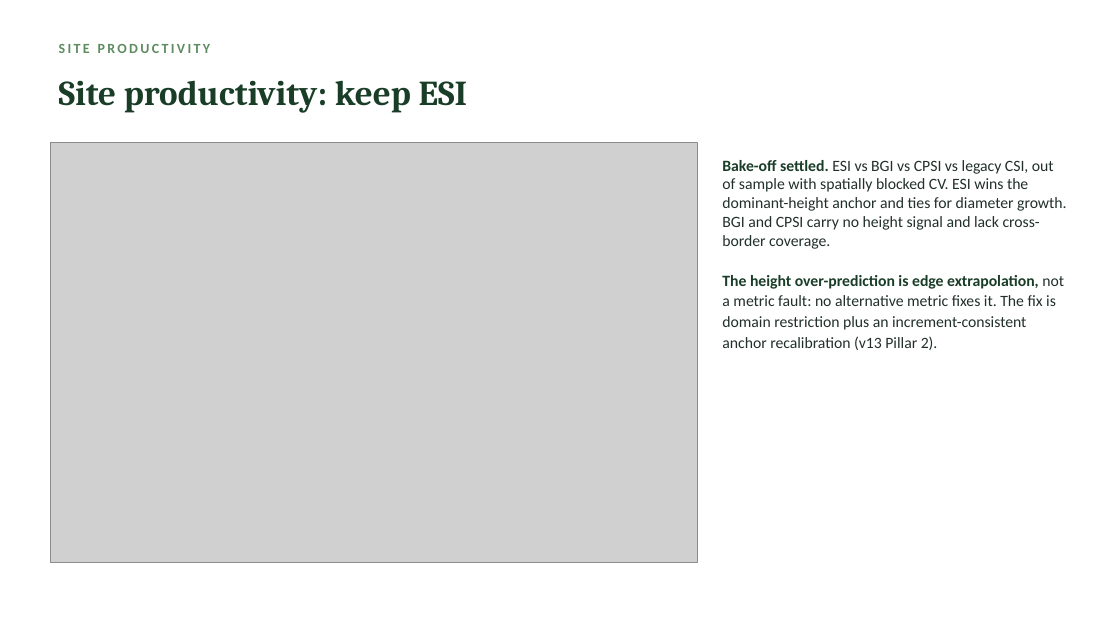
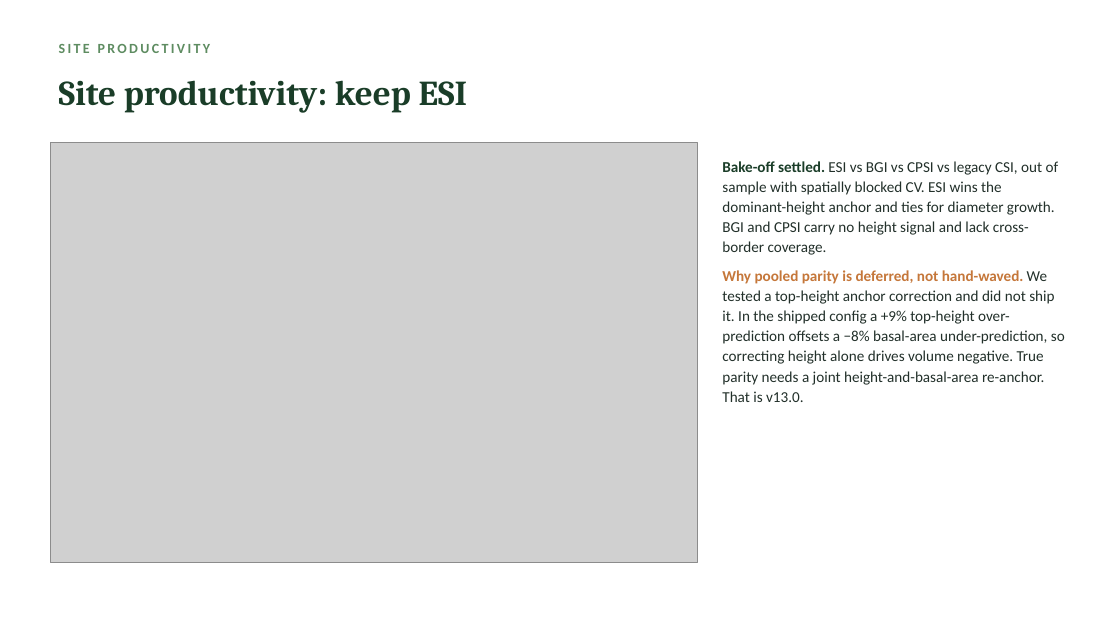
Before and after one commit to holoros/fvs-acd, a slide deck: slide 8 of FVS-ACD_Hennigar_Aug2026.pptx. Drawn at 1120x630 pixels with LibreOffice and Linux fonts; fonts in the diff are those of the drawing; grey boxes stand for pictures. Boxes give left, top, right and bottom in pixels: in the first picture for what was removed or moved away, otherwise in the second. Text is boxed around its words. In the diff, an @@ line names an element or a change of style, - is before the commit and + after.

```diff
--- a/FVS-ACD_Hennigar_Aug2026.pptx
+++ b/FVS-ACD_Hennigar_Aug2026.pptx
@@ text at (x1=722, y1=161, x2=1065, y2=402): text changed; size 13.5 to 13 pt @@
-Bake-off settled. ESI vs BGI vs CPSI vs legacy CSI, out of sample with spatially blocked CV. ESI wins the dominant-height anchor and ties for diameter growth. BGI and CPSI carry no height signal and lack cross-border coverage.
-The height over-prediction is edge extrapolation, not a metric fault: no alternative metric fixes it. The fix is domain restriction plus an increment-consistent anchor recalibration (v13 Pillar 2).
+Bake-off settled. ESI vs BGI vs CPSI vs legacy CSI, out of sample with spatially blocked CV. ESI wins the dominant-height anchor and ties for diameter growth. BGI and CPSI carry no height signal and lack cross-border coverage.
+Why pooled parity is deferred, not hand-waved. We tested a top-height anchor correction and did not ship it. In the shipped config a +9% top-height over-prediction offsets a −8% basal-area under-prediction, so correcting height alone drives volume negative. True parity needs a joint height-and-basal-area re-anchor. That is v13.0.
```
Also in this commit, not shown: 12 other slides changed, 29 other files.
